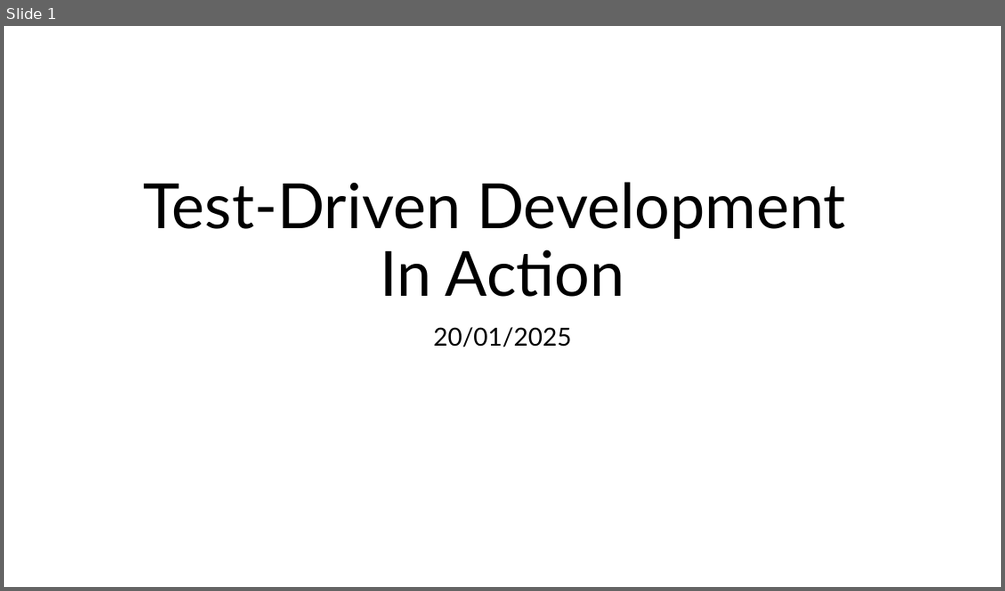
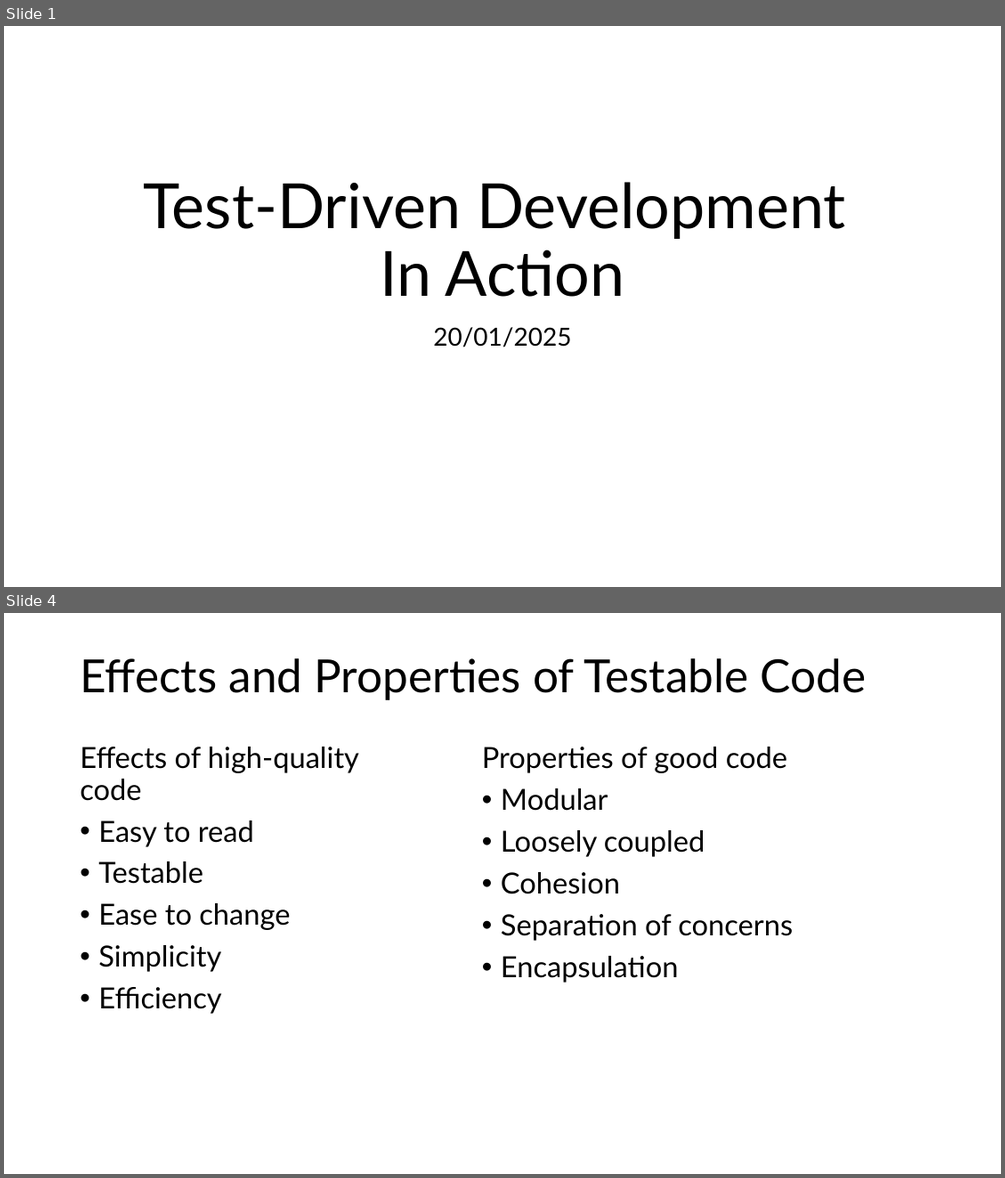
Before and after one commit to G2HJei/tdd-birthday-emails, a slide deck: Test-Driven Development.pptx. Shown one above the other, each under a label of ours: slide 1 before the commit, slides 1 and 4 after it; the slides between them are not shown. The pictures are 1005x591 and 1005x1178 pixels, drawn with LibreOffice and Linux fonts; fonts in the diff are those of the drawing. Boxes give left, top, right and bottom in pixels: in the first picture for what was removed or moved away, otherwise in the second. Text is boxed around its words. In the diff, an @@ line names an element or a change of style, - is before the commit and + after.

```diff
--- a/Test-Driven Development.pptx
+++ b/Test-Driven Development.pptx
@@ slide 4 added at [4,613,1001,1174], background #FFFFFF @@
@@ text added at [80,658,866,700], 44 pt, text #000000 @@
+Effects and Properties of Testable Code
@@ text added at [80,747,359,1013], 28 pt, text #000000 @@
+Effects of high-quality code
+• Easy to read
+• Testable
+• Ease to change
+• Simplicity
+• Efficiency
@@ text added at [482,747,793,982], 28 pt, text #000000 @@
+Properties of good code
+• Modular
+• Loosely coupled
+• Cohesion
+• Separation of concerns
+• Encapsulation
```
Also in this commit, not shown: 5 slides changed, 9 other slides added, 3 other files.
